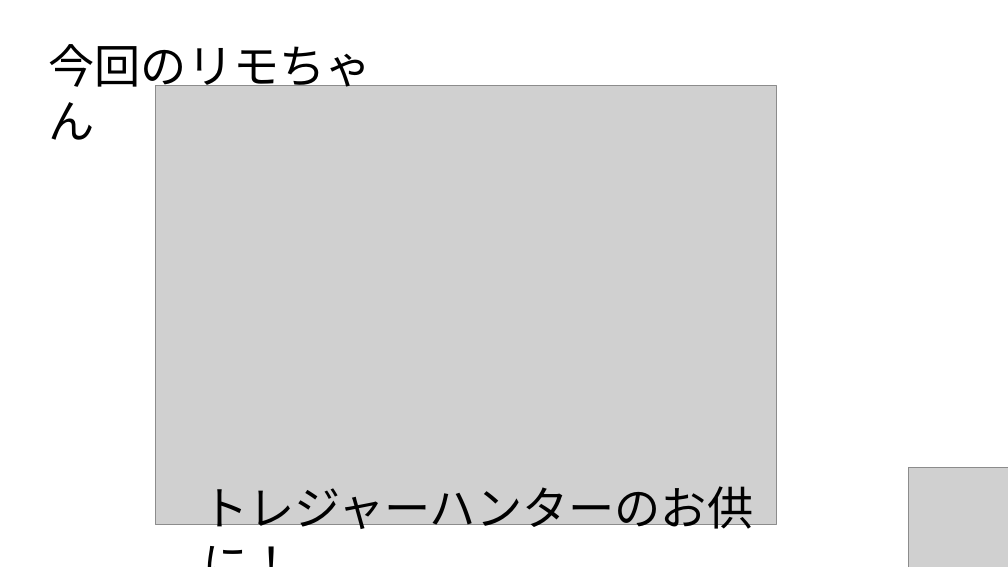
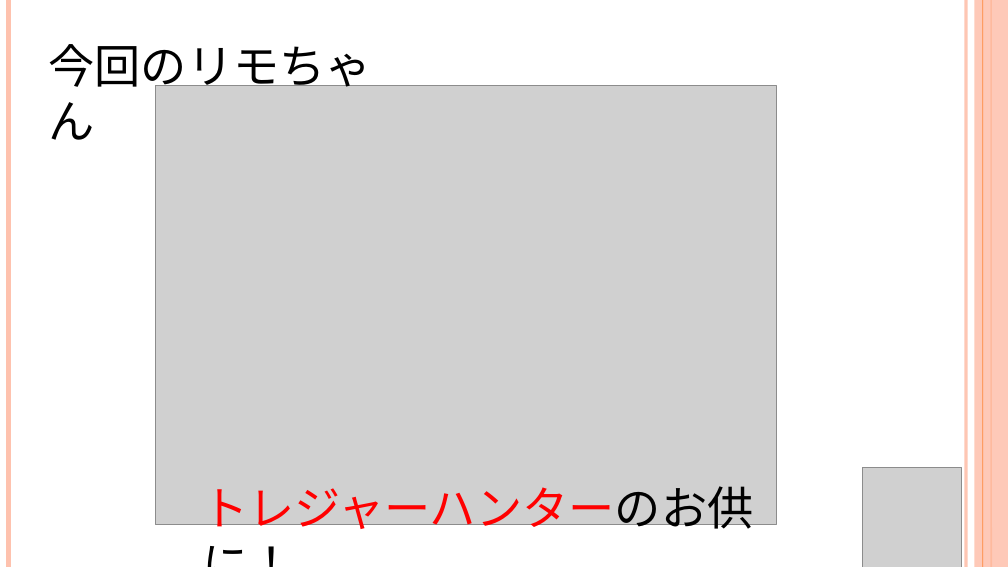
Before and after one commit to CaseStudyG18/master, a slide deck: slide 6 of プレゼン/G18_プレゼン用PWP.pptx (slide 7 before the commit). Drawn at 1008x567 pixels with LibreOffice and Linux fonts; fonts in the diff are those of the drawing; grey boxes stand for pictures. Boxes give left, top, right and bottom in pixels: in the first picture for what was removed or moved away, otherwise in the second. Text is boxed around its words. In the diff, an @@ line names an element or a change of style, - is before the commit and + after.

```diff
--- a/プレゼン/G18_プレゼン用PWP.pptx
+++ b/プレゼン/G18_プレゼン用PWP.pptx
@@ line added from (8, 0) to (8, 567), #FEC3AE 4.5 pt @@
@@ line added from (966, 0) to (966, 567), #FEC3AE 3 pt @@
@@ rectangle added at (x1=975, y1=0, x2=1008, y2=567), fill #FEC3AE at 87% opacity @@
@@ line added from (983, 0) to (983, 567), #FE8637 0.75 pt @@
@@ line added from (991, 0) to (991, 567), #FE8637 1.5 pt @@
@@ text "トレジャーハンターのお供に！" at (x1=202, y1=486, x2=754, y2=537): font Calibri to Noto Sans CJK JP; text colour #000000 to #FF0000 in "トレジャーハンターのお供に！" @@
@@ picture moved from (x1=909, y1=467, x2=1008, y2=567) to (x1=863, y1=467, x2=963, y2=567) @@
```
Also in this commit, not shown: 10 other slides changed, 1 slide added, 2 slides removed.
